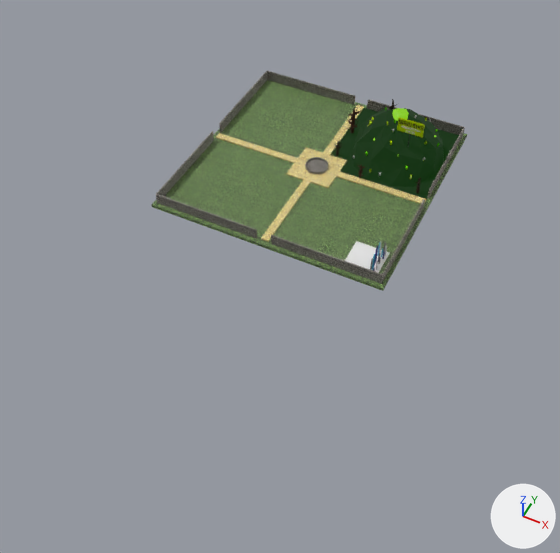
The glTF model Gangsta Wizards/Main/MAP - NON-BUILDINGS/Central Park.glb as it was, and as the next commit left it.
Camera for both pictures: a camera (50 mm lens) standing at (50.7, -118.9, 109.1) and looking at (5.1, -27.7, -5.0). Every picture has the same lights, and +X, +Y and +Z are marked at lower right. The picture after the commit comes second. Objects named as collision shapes, trigger or cutter boxes, shadow casters or lower levels of detail are left out. Where no turn or scale is listed for an object, it has been applied to the vertices.

Objects in the first picture: 'Barrels', 'Billboard', 'Dead Trees', 'Fountain', 'Glowing Rocks', 'Grass', 'Posts', 'Sharkour Ground', 'Sludgemound', 'Text.001', 'Walks', 'Walls'.
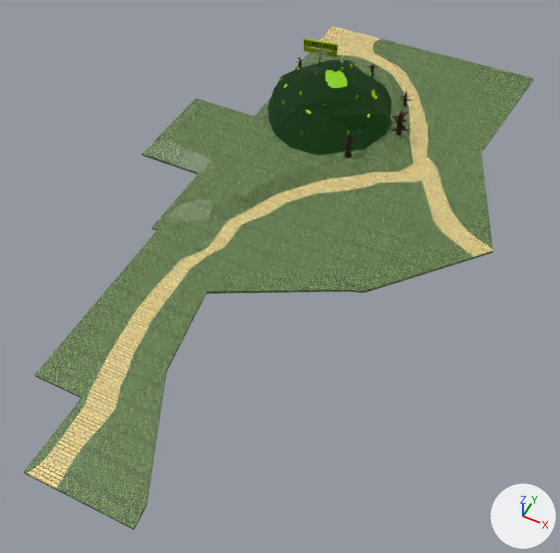
ob_1___phys is not drawn itself; it is the parent of ob_barrels, ob_billboard, ob_billboardpost, ob_dead_trees, ob_glowing_rocks, ob_sludgemound.
ob_3___no_cols is not drawn itself; it is the parent of ob_text_001.

The change in detail:
Mesh me_cube_005 is new.
It has 216 vertices, 428 faces and spans x -35.8..41.1, y -85.4..53.5, z -0.3..2.1.
Faces by material slot: [328, 100].
It uses material mat_grass (picture img_grass).
It uses material mat_sandstone_brick (picture img_yellow_brick).
Object '1 - PHYS' (ob_1___phys) is rescaled from (1.0, 1.0, 1.0) to (1.4, 1.4, 1.0).
Object 'Barrels' (ob_barrels) moves from (0.0, 0.0, 0.0) to (8.634, 26.66, 2.555).
Object 'Barrels' (ob_barrels) turns from (0, 0, 0) to (0, 0, -171) degrees about x, y and z.
Object 'Billboard' (ob_billboard) moves from (0.0, 0.0, 0.0) to (8.634, 26.66, 2.555).
Object 'Billboard' (ob_billboard) turns from (0, 0, 0) to (0, 0, -171) degrees about x, y and z.
Object 'Dead Trees' (ob_dead_trees) moves from (0.0, 0.0, 0.0) to (8.634, 26.66, 2.555).
Object 'Dead Trees' (ob_dead_trees) turns from (0, 0, 0) to (0, 0, -171) degrees about x, y and z.
Object 'Fountain' (ob_fountain) is deleted.
Object 'Glowing Rocks' (ob_glowing_rocks) moves from (0.0, 0.0, 0.0) to (8.634, 26.66, 2.555).
Object 'Glowing Rocks' (ob_glowing_rocks) turns from (0, 0, 0) to (0, 0, -171) degrees about x, y and z.
Object 'Grass' (ob_grass) is deleted.
Object 'Sludgemound' (ob_sludgemound) moves from (0.0, 0.0, 0.0) to (8.634, 26.66, 2.555).
Object 'Sludgemound' (ob_sludgemound) turns from (0, 0, 0) to (0, 0, -171) degrees about x, y and z.
Object 'Walks' (ob_walks) is deleted.
Object 'Walls' (ob_walls) is deleted.
Object 'Posts' (ob_posts) is deleted.
Object 'Sharkour Ground' (ob_sharkour_ground) is deleted.
Object '3 - No Cols' (ob_3___no_cols) is rescaled from (1.0, 1.0, 1.0) to (1.4, 1.4, 1.0).
Object 'Text.001' (ob_text_001) moves from (0.0, 0.0, 0.0) to (8.634, 26.66, 2.555).
Object 'Text.001' (ob_text_001) turns from (0, 0, 0) to (0, 0, -171) degrees about x, y and z.
Object 'Ground' (ob_ground) is new; it shows me_cube_005.
Its location is (0.0, 0.0, 0.0).

Changed parts and their boxes (x1, y1, x2, y2) in the pictures (560 x 553 px):
'Ground', added (green)
    after: (24, 26, 534, 530)
'Grass', deleted (green)
    before: (152, 80, 467, 291)
'Sludgemound', rescaled, moved, turned
    before: (350, 108, 444, 187)
    after: (268, 60, 392, 155)
'Walls', deleted
    before: (156, 71, 465, 284)
'Walks', deleted
    before: (216, 105, 426, 242)
'Dead Trees', rescaled, moved, turned
    before: (334, 99, 421, 194)
    after: (296, 57, 413, 158)
'Sharkour Ground', deleted
    before: (345, 241, 390, 273)
'Billboard', rescaled, moved, turned
    before: (397, 117, 425, 137)
    after: (304, 38, 338, 57)
'Glowing Rocks', rescaled, moved, turned
    before: (373, 108, 436, 155)
    after: (284, 59, 370, 117)
'Fountain', deleted
    before: (305, 157, 328, 174)
'Barrels', rescaled, moved, turned
    before: (353, 107, 439, 179)
    after: (280, 57, 387, 136)
'Posts', deleted
    before: (370, 241, 387, 271)
'Text.001', rescaled, moved, turned
    before: (399, 120, 423, 134)
    after: (304, 41, 337, 55)
